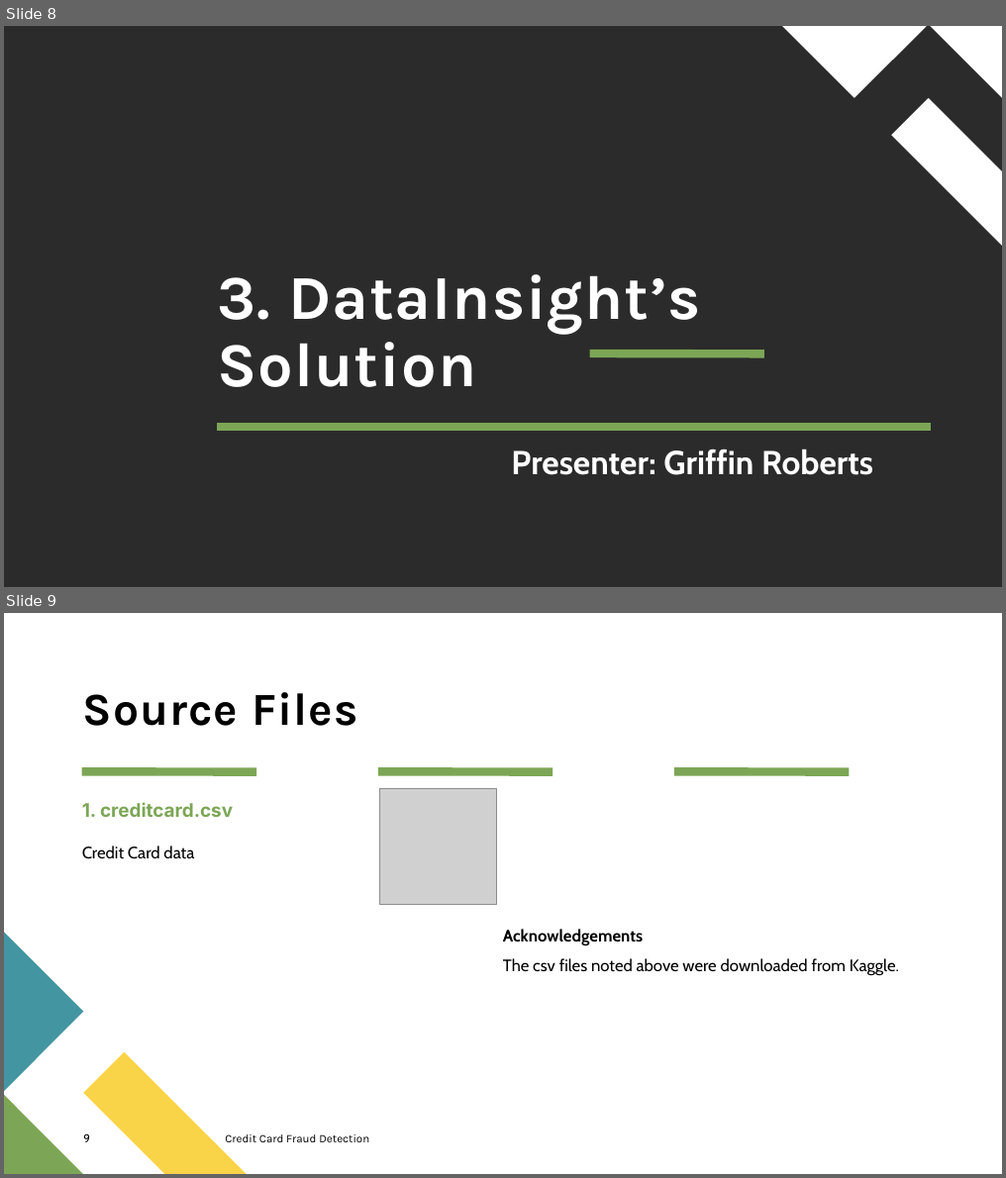
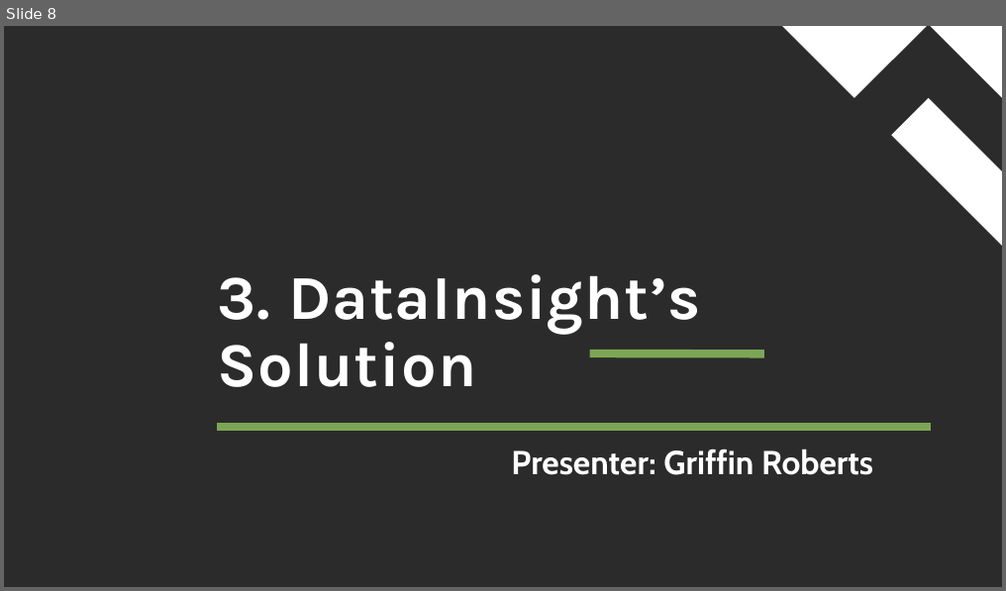
Before and after one commit to dmusili/creditcardfrauddetection, a slide deck: Credit Card Fraud Detection.pptx. Shown one above the other, each under a label of ours: slides 8 and 9 before the commit, slide 8 after it. The pictures are 1006x1178 and 1006x591 pixels, drawn with LibreOffice and Linux fonts; fonts in the diff are those of the drawing; grey boxes stand for pictures; background and template pictures are left out; a plain dark background stands for a picture behind light text. Boxes give left, top, right and bottom in pixels: in the first picture for what was removed or moved away, otherwise in the second. Text is boxed around its words. In the diff, an @@ line names an element or a change of style, - is before the commit and + after.

```diff
--- a/Credit Card Fraud Detection.pptx
+++ b/Credit Card Fraud Detection.pptx
@@ slide 9 removed at [4, 613, 1002, 1174], background #FFFFFF @@
@@ title removed at [83, 692, 357, 726] @@
-Source Files
@@ line removed from (82, 771) to (257, 771) @@
@@ line removed from (378, 771) to (552, 771) @@
@@ picture removed at [380, 788, 497, 905] @@
@@ line removed from (674, 771) to (849, 771) @@
@@ text removed at [82, 802, 233, 817] @@
-1. creditcard.csv
@@ text removed at [82, 846, 194, 860] @@
-Credit Card data
@@ freeform shape removed at [4, 933, 83, 1091] @@
@@ text removed at [503, 929, 899, 976] @@
-Acknowledgements
-The csv files noted above were downloaded from Kaggle.
@@ freeform shape removed at [83, 1053, 246, 1174] @@
@@ freeform shape removed at [4, 1095, 83, 1174] @@
@@ page number removed at [83, 1134, 90, 1143] @@
-9
@@ text removed at [225, 1135, 369, 1143] @@
-Credit Card Fraud Detection
```
Also in this commit, not shown: 9 slides changed.
